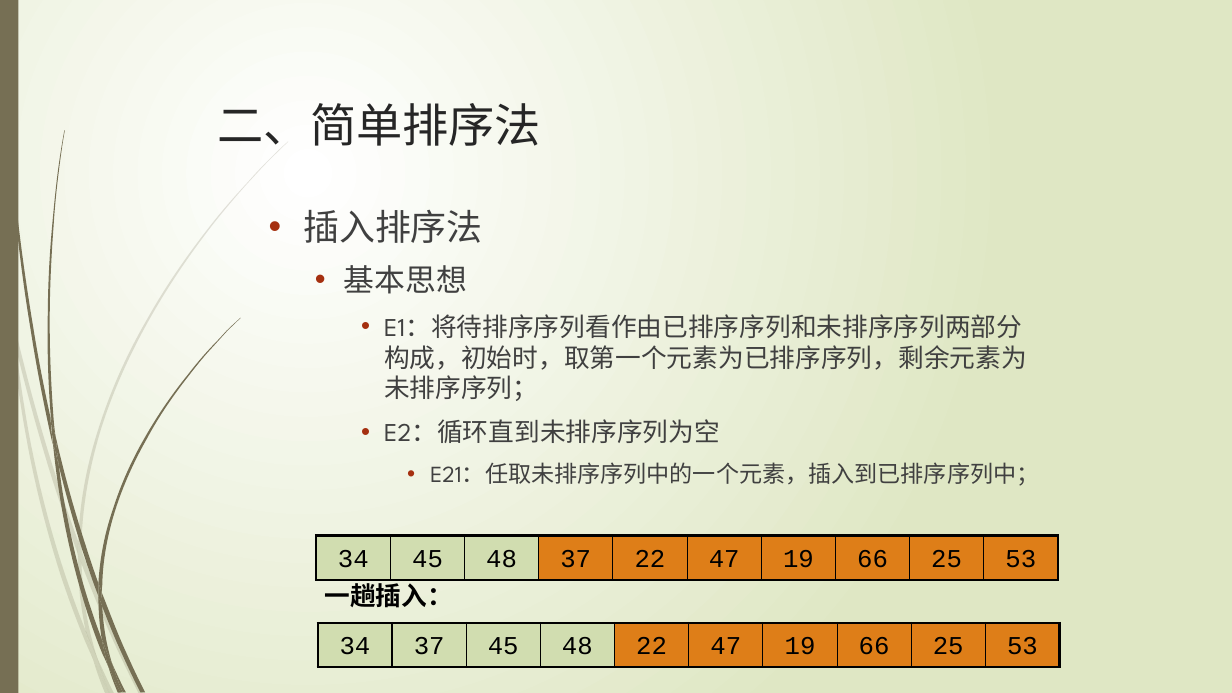
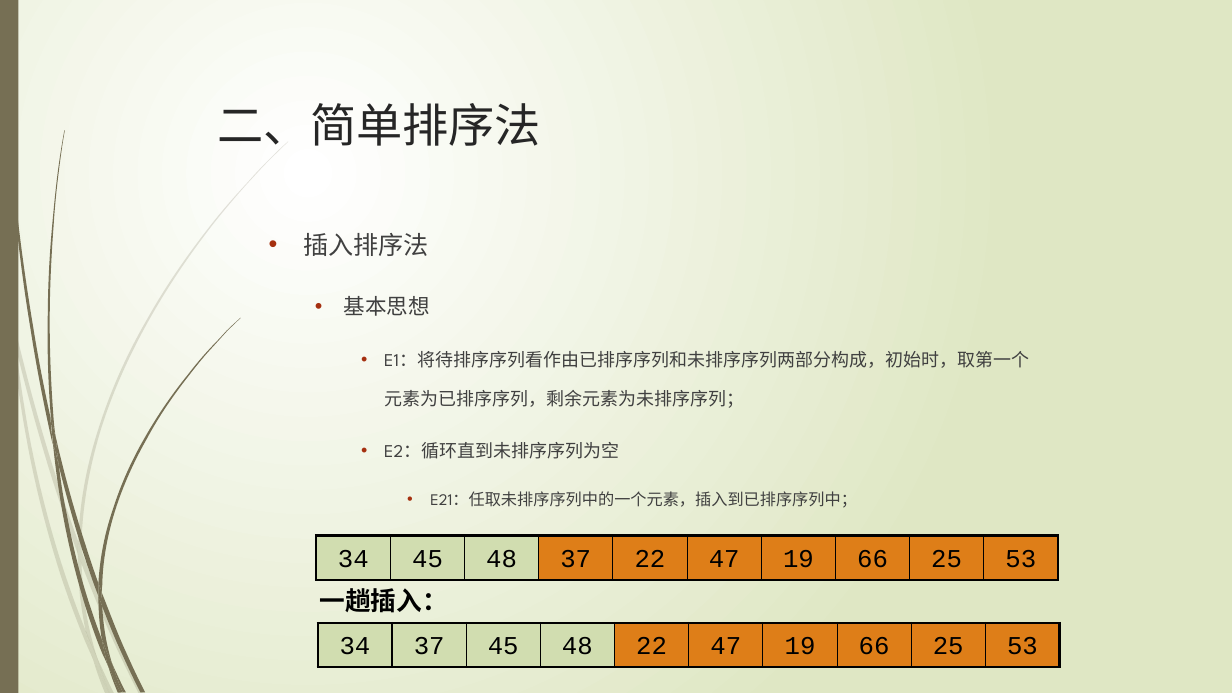
Before and after one commit to TeacherPeng/Datastruct, a slide deck: slide 10 of 教案/第09章 内排序.pptx (slide 8 before the commit). Drawn at 1232x693 pixels with LibreOffice and Linux fonts; fonts in the diff are those of the drawing. Boxes give left, top, right and bottom in pixels: in the first picture for what was removed or moved away, otherwise in the second. Text is boxed around its words. In the diff, an @@ line names an element or a change of style, - is before the commit and + after.

```diff
--- a/教案/第09章 内排序.pptx
+++ b/教案/第09章 内排序.pptx
@@ text "插入排序法" at [303, 233, 1029, 508]: size 28 to 19.6 pt in "插入排序法"; size 24 to 16.8 pt in "基本思想"; size 20 to 14 pt in "E1：将待排序序列看作由已排序序列和未排序序列两部分构成，初始时，取第一个元素为已排序序列，剩余元素为未排序序列；", "E2：循环直到未排序序列为空"; size 18 to 12.6 pt in "E21：任取未排序序列中的一个元素，插入到已排序序列中；"; line spacing 1 to 1.8 @@
@@ text "一趟插入：" rewrapped from [324, 579, 452, 608] to [319, 588, 447, 613] @@
```
Also in this commit, not shown: 4 other slides changed, 2 slides added.
